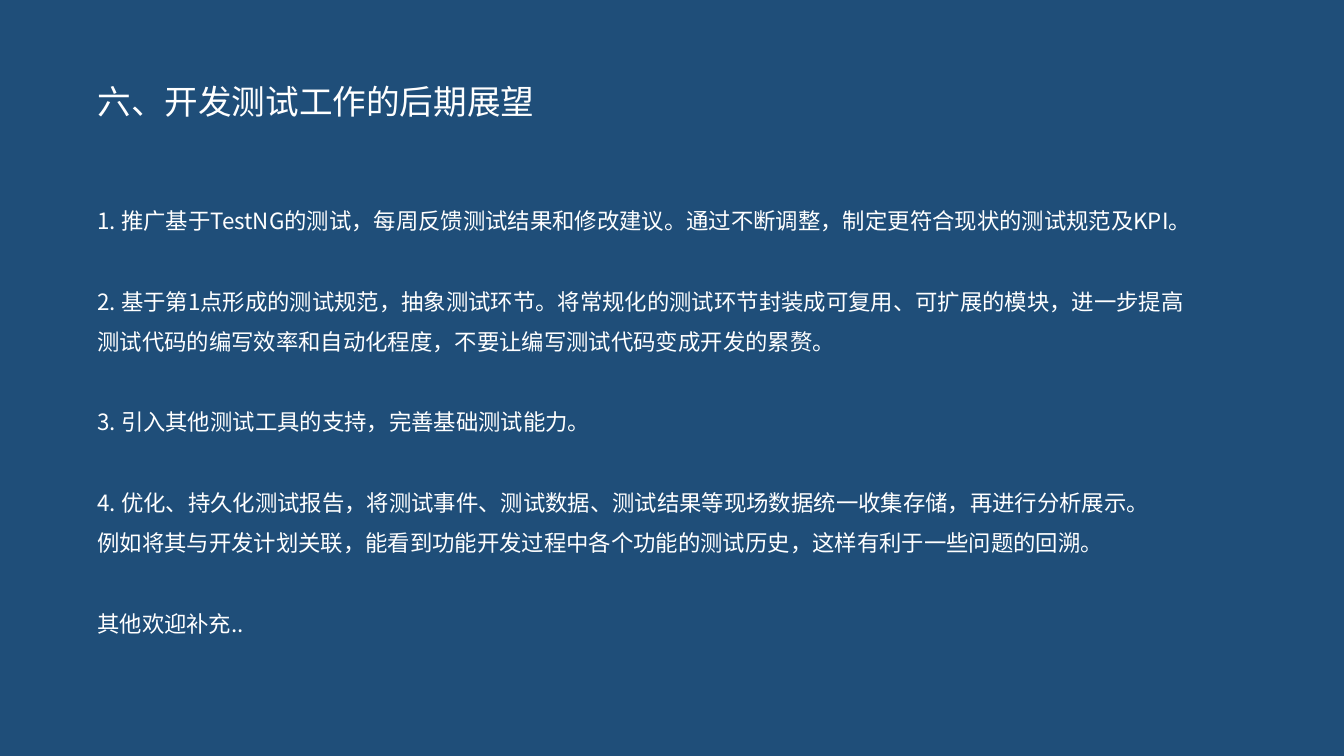
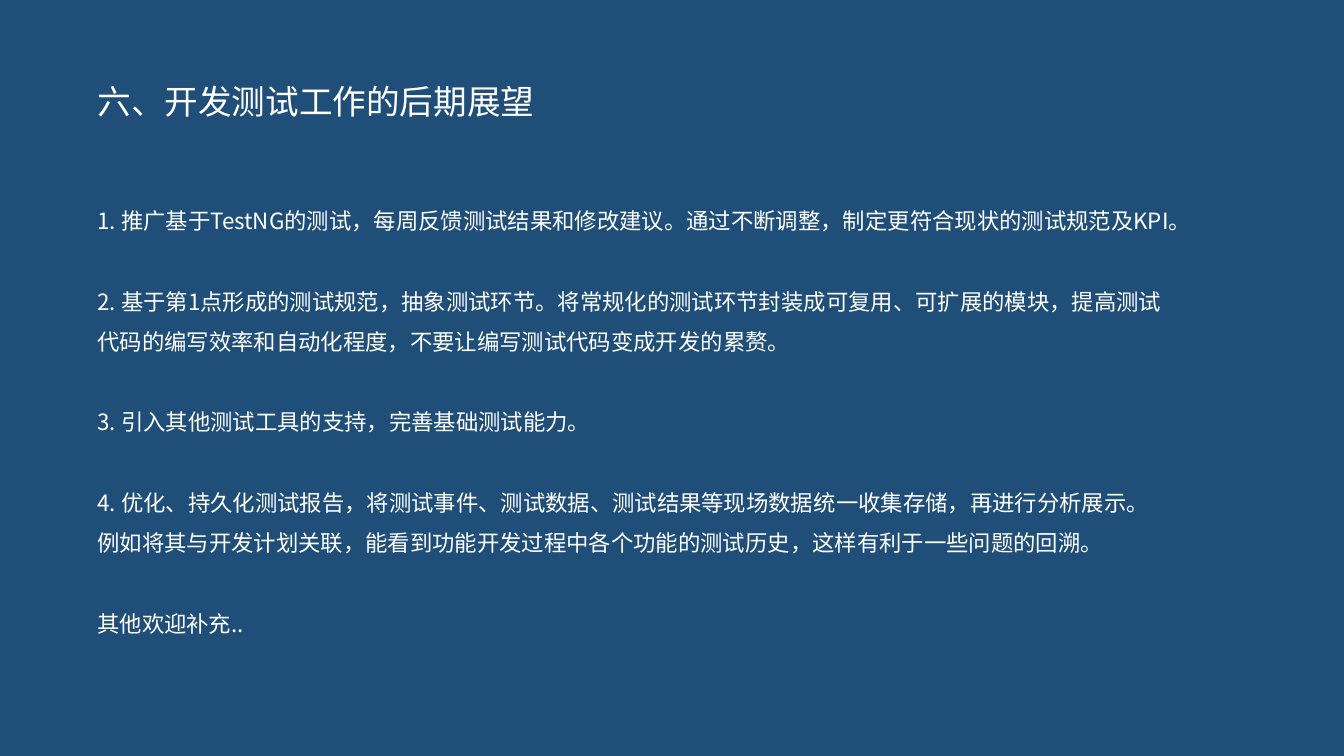
Before and after one commit to pertrichor/hello-testng, a slide deck: slide 82 of demo-server/doc/testNG介绍.pptx (slide 80 before the commit). Drawn at 1344x756 pixels with LibreOffice and Linux fonts; fonts in the diff are those of the drawing. Boxes give left, top, right and bottom in pixels: in the first picture for what was removed or moved away, otherwise in the second. Text is boxed around its words. In the diff, an @@ line names an element or a change of style, - is before the commit and + after.

```diff
--- a/demo-server/doc/testNG介绍.pptx
+++ b/demo-server/doc/testNG介绍.pptx
@@ text at (97,291,1161,352): text changed @@
-2. 基于第1点形成的测试规范，抽象测试环节。将常规化的测试环节封装成可复用、可扩展的模块，进一步提高
-测试代码的编写效率和自动化程度，不要让编写测试代码变成开发的累赘。
+2. 基于第1点形成的测试规范，抽象测试环节。将常规化的测试环节封装成可复用、可扩展的模块，提高测试
+代码的编写效率和自动化程度，不要让编写测试代码变成开发的累赘。
```
Also in this commit, not shown: 3 other slides changed, 2 slides added, 13 other files.
